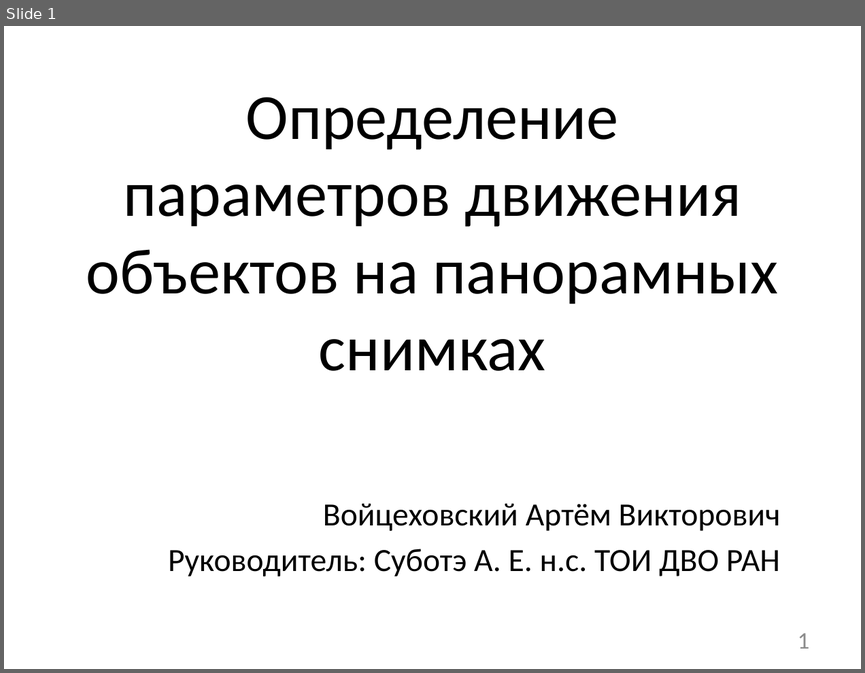
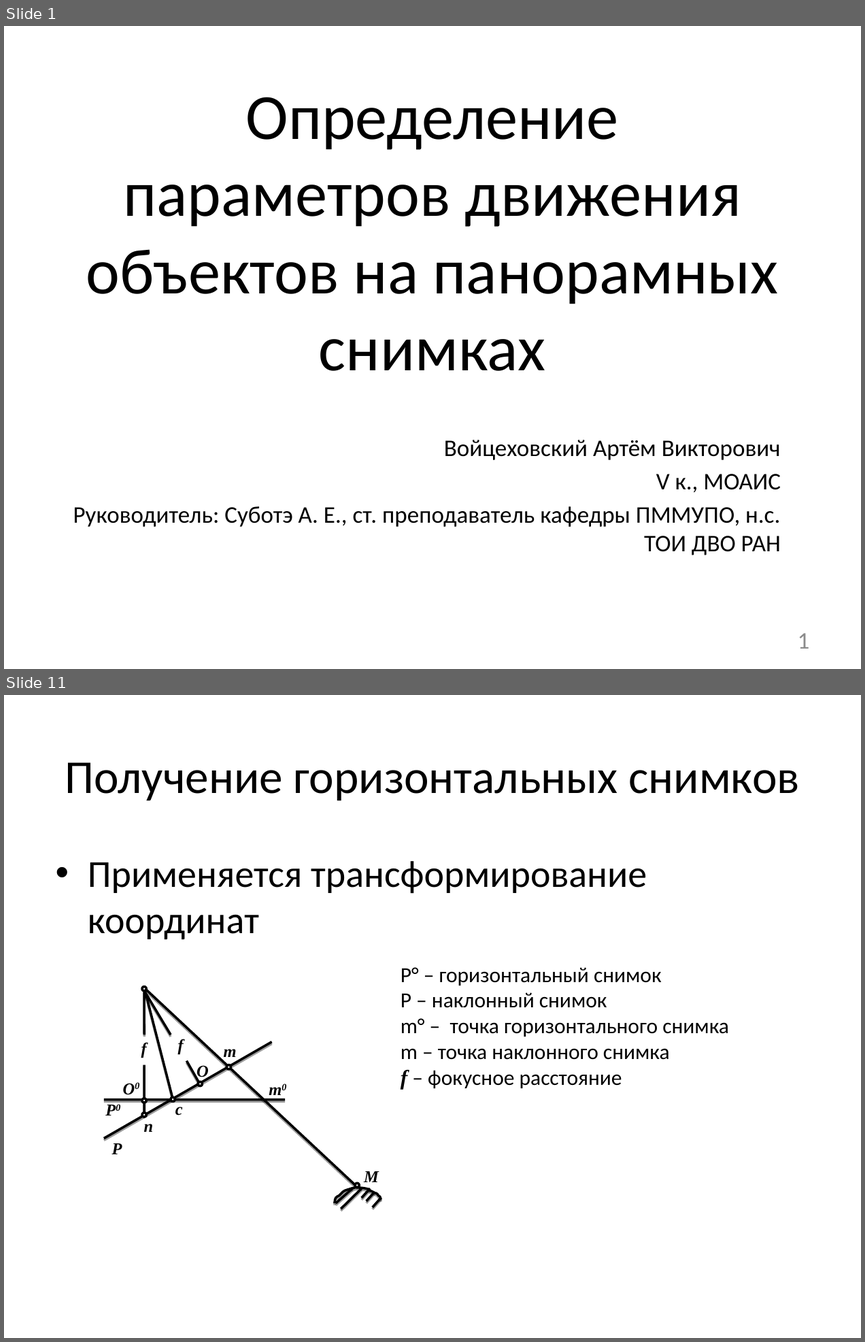
Before and after one commit to NecroArt/Diploma, a slide deck: docs/parts/conference.pptx. Shown one above the other, each under a label of ours: slide 1 before the commit, slides 1 and 11 after it; the slides between them are not shown. The pictures are 865x673 and 865x1342 pixels, drawn with LibreOffice and Linux fonts; fonts in the diff are those of the drawing. Boxes give left, top, right and bottom in pixels: in the first picture for what was removed or moved away, otherwise in the second. Text is boxed around its words. In the diff, an @@ line names an element or a change of style, - is before the commit and + after.

```diff
--- a/docs/parts/conference.pptx
+++ b/docs/parts/conference.pptx
@@ slide 11 added at box(4, 695, 861, 1338), background #FFFFFF @@
@@ title added at box(65, 762, 799, 801), 39.6 pt, text #000000 @@
+Получение горизонтальных снимков
@@ text added at box(88, 861, 647, 940), 32 pt, text #000000 @@
+• Применяется трансформирование координат
@@ text added at box(400, 967, 729, 1089), 18 pt, text #000000 @@
+Р° – горизонтальный снимок
+Р – наклонный снимок
+m° – точка горизонтального снимка
+m – точка наклонного снимка
+f – фокусное расстояние
@@ group added at box(100, 986, 381, 1208): 13 lines, 11 texts, 7 ellipses, 1 freeform shape @@
+M
+m0
+f
+f
+O0
+P0
+P
+n
+с
+m
+O
@@ slide 1 changed as well @@
@@ subtitle "Войцеховский Артём Викторович": place and size @@
-subtitle "Войцеховский Артём Викторович" at box(168, 503, 781, 576)
+subtitle "Войцеховский Артём Викторович" at box(73, 439, 781, 555)
@@ subtitle at box(444, 439, 781, 460): size 27.2 to 20 pt in "Войцеховский Артём Викторович"; less space between paragraphs @@
@@ subtitle at box(73, 473, 781, 555): text changed; size 27.2 to 20 pt @@
-Руководитель: Суботэ А. Е. н.с. ТОИ ДВО РАН
+V к., МОАИС
+Руководитель: Суботэ А. Е., ст. преподаватель кафедры ПММУПО, н.с. ТОИ ДВО РАН
```
Also in this commit, not shown: 11 other slides added, 2 slides removed, 7 other files.
